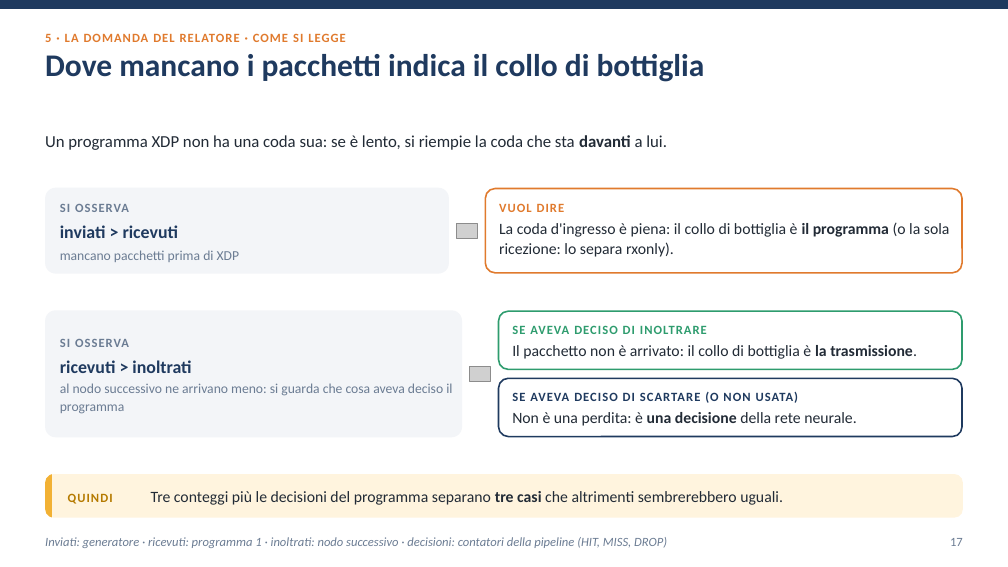
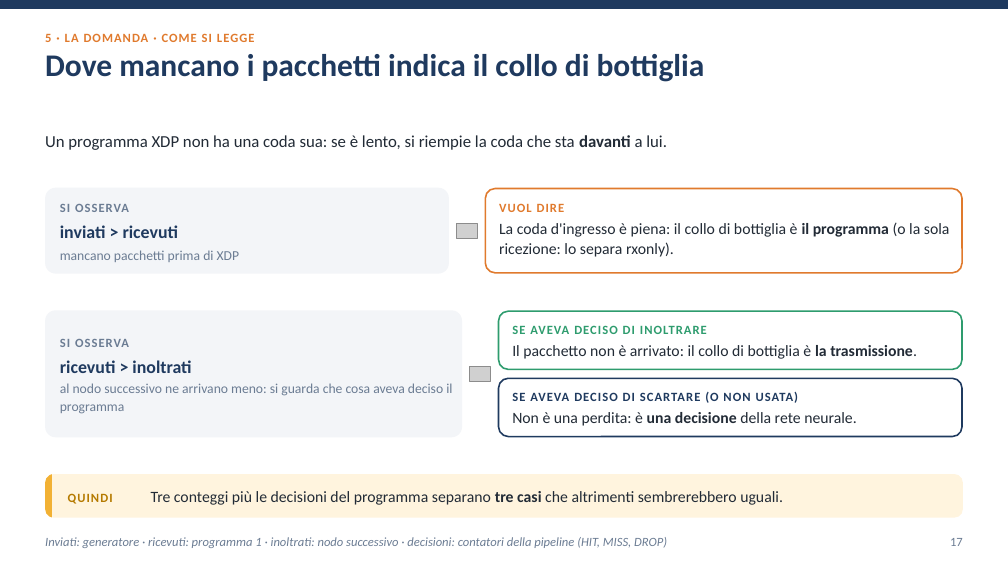
Before and after one commit to ettore-cantile/ipa_lab, a slide deck: slide 17 of docs/Test reale su dual boot.pptx. Drawn at 1008x567 pixels with LibreOffice and Linux fonts; fonts in the diff are those of the drawing; grey boxes stand for pictures. Boxes give left, top, right and bottom in pixels: in the first picture for what was removed or moved away, otherwise in the second. Text is boxed around its words. In the diff, an @@ line names an element or a change of style, - is before the commit and + after.

```diff
--- a/docs/Test reale su dual boot.pptx
+++ b/docs/Test reale su dual boot.pptx
@@ text at bbox=[45, 33, 255, 42]: text changed @@
-5 · LA DOMANDA DEL RELATORE · COME SI LEGGE
+5 · LA DOMANDA · COME SI LEGGE
```
Also in this commit, not shown: 8 other slides changed, 11 other files.
